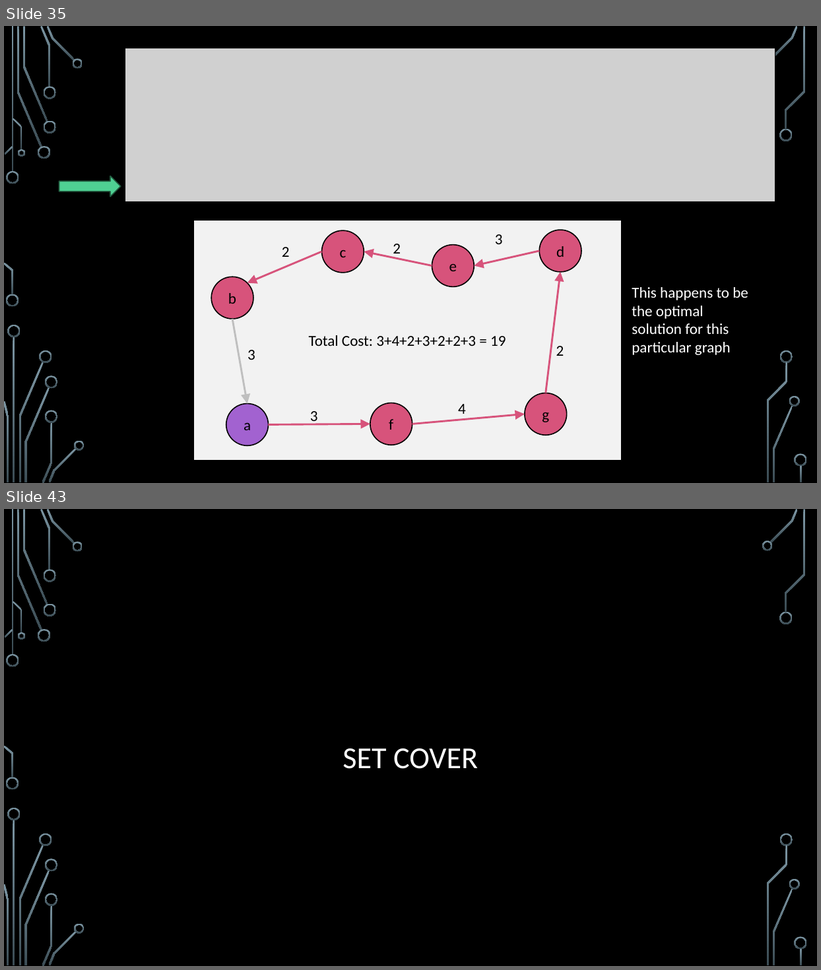
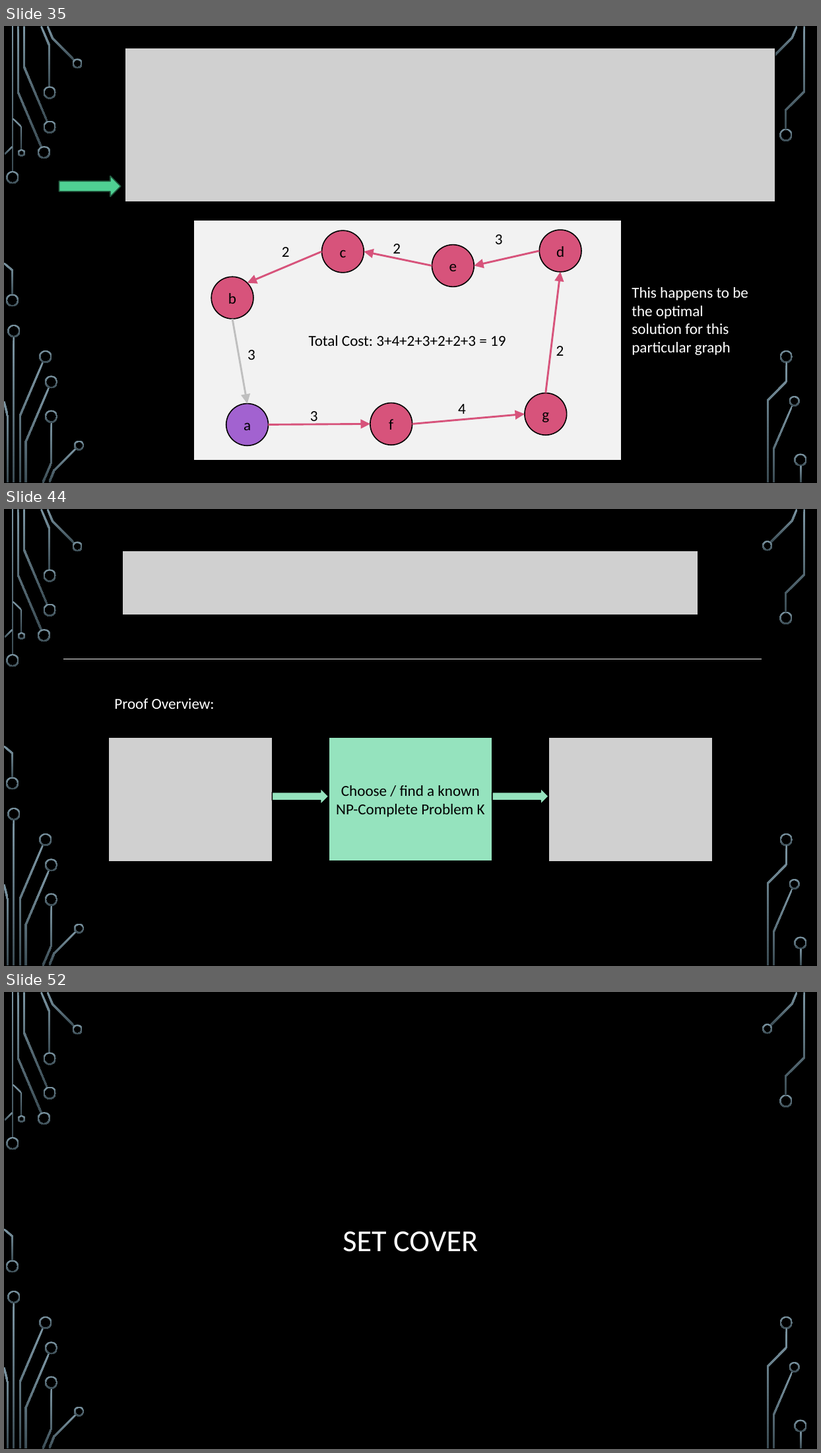
Before and after one commit to markfloryan/advAlgo, a slide deck: slides/Approx-01-Intro.pptx. Shown one above the other, each under a label of ours: slides 35 and 43 before the commit, slides 35, 44 and 52 after it; the slides between them are not shown. The pictures are 821x970 and 821x1453 pixels, drawn with LibreOffice and Linux fonts; fonts in the diff are those of the drawing; grey boxes stand for pictures; background and template pictures are left out. Boxes give left, top, right and bottom in pixels: in the first picture for what was removed or moved away, otherwise in the second. Text is boxed around its words. In the diff, an @@ line names an element or a change of style, - is before the commit and + after.

```diff
--- a/slides/Approx-01-Intro.pptx
+++ b/slides/Approx-01-Intro.pptx
@@ slide 44 added at (4,509,817,966), background picture (left out); not listed: 36 template elements that a slide beside it also shows @@
@@ picture added at (123,551,699,615) @@
@@ line added from (63, 659) to (762, 659), #F2F2F2 0.75 pt @@
@@ text added at (114,698,215,709), 18 pt, text #FFFFFF @@
+Proof Overview:
@@ picture added at (108,738,272,862) @@
@@ rectangle added at (329,738,492,862), fill #95E3BE, outline #000000 1.25 pt, 18 pt, text #000000 @@
+Choose / find a known NP-Complete Problem K
@@ picture added at (549,738,713,862) @@
@@ right arrow added at (273,788,329,805), fill #95E3BE, outline #000000 1.25 pt @@
@@ right arrow added at (492,788,549,805), fill #95E3BE, outline #000000 1.25 pt @@
@@ what was slide 43 is now slide 52 @@
```
Also in this commit, not shown: 4 slides changed, 9 other slides added, 1 slide removed, 1 other file.
